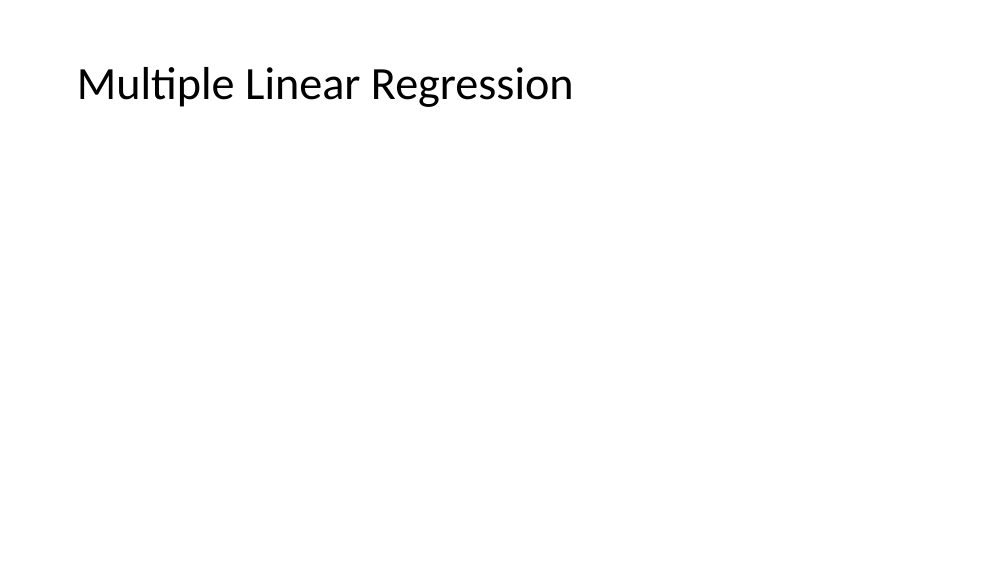
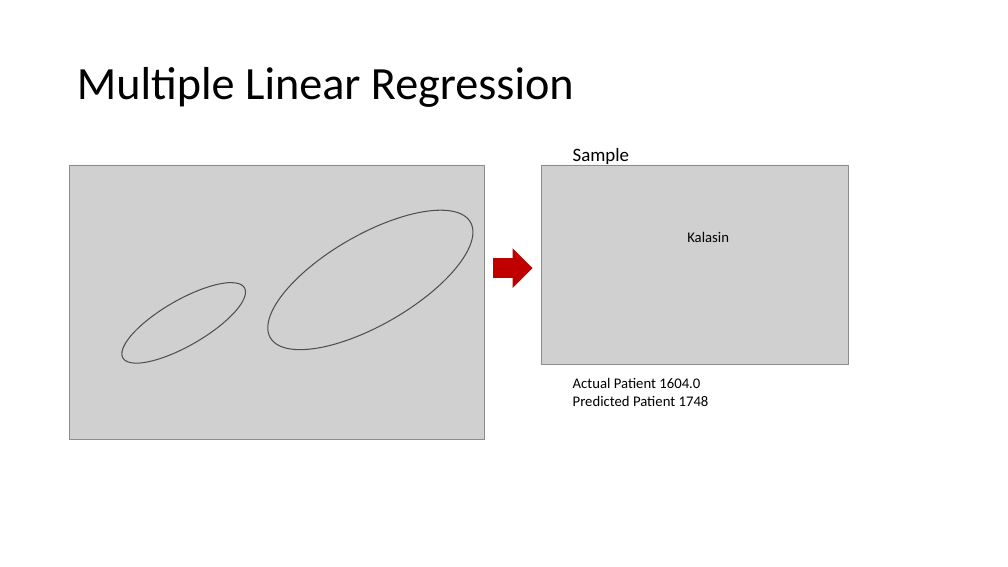
Before and after one commit to Phophism/python_project, a slide deck: slide 12 of Presentation.pptx (slide 14 before the commit). Drawn at 1008x567 pixels with LibreOffice and Linux fonts; fonts in the diff are those of the drawing; grey boxes stand for pictures. Boxes give left, top, right and bottom in pixels: in the first picture for what was removed or moved away, otherwise in the second. Text is boxed around its words. In the diff, an @@ line names an element or a change of style, - is before the commit and + after.

```diff
--- a/Presentation.pptx
+++ b/Presentation.pptx
@@ text added at [573,148,629,166], 18 pt, text #000000 @@
+Sample
@@ picture added at [70,165,485,439] @@
@@ picture added at [541,165,848,364] @@
@@ ellipse added at [248,183,493,377], outline #0D0D0D 1 pt @@
@@ text added at [687,231,729,242], 14 pt, text #000000 @@
+Kalasin
@@ ellipse added at [112,268,256,378], outline #0D0D0D 1 pt @@
@@ down arrow added at [493,248,532,287], fill #C00000 @@
@@ text added at [573,377,709,406], 14 pt, text #000000 @@
+Actual Patient 1604.0
+Predicted Patient 1748
```
Also in this commit, not shown: 9 other slides changed, 4 slides removed.
